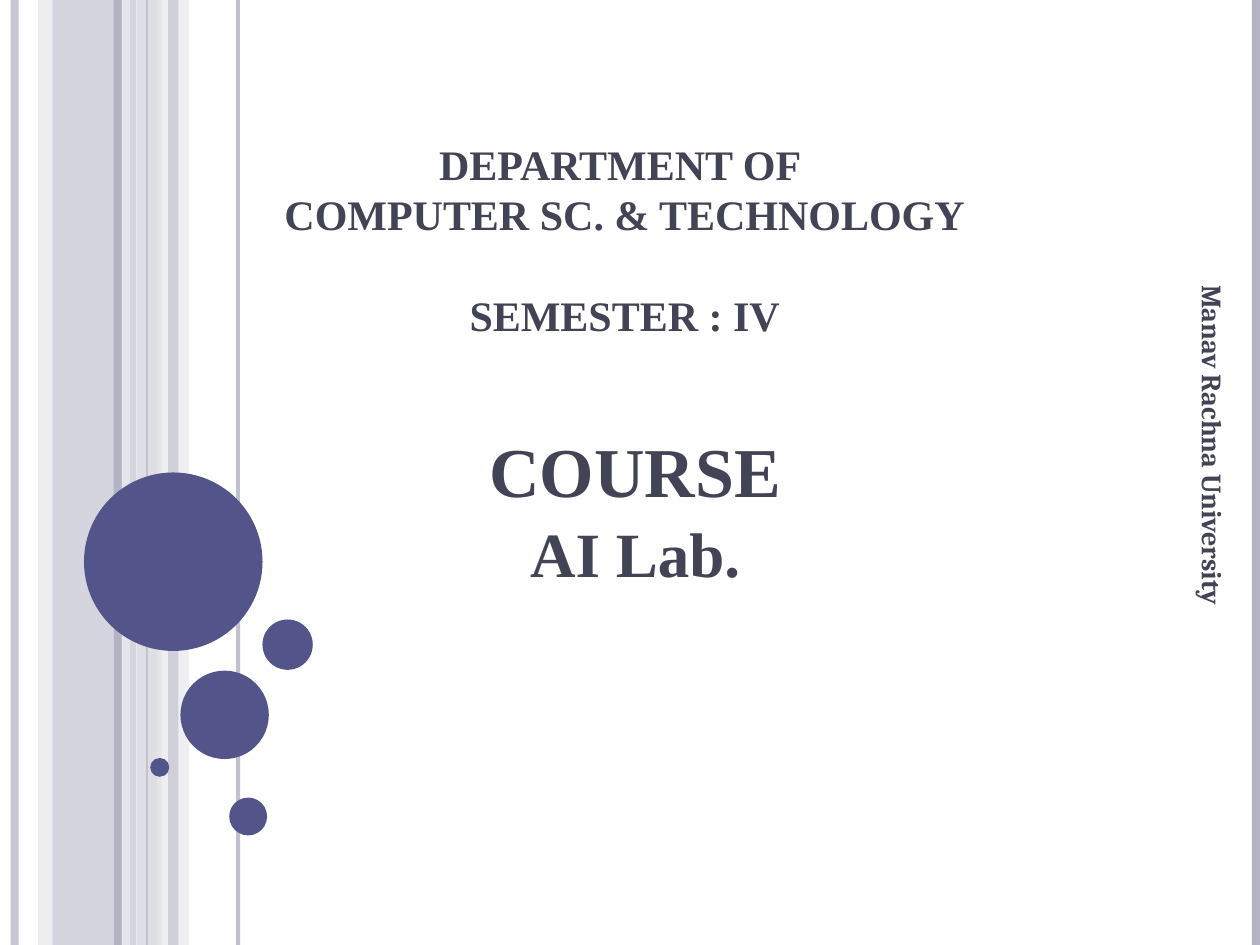
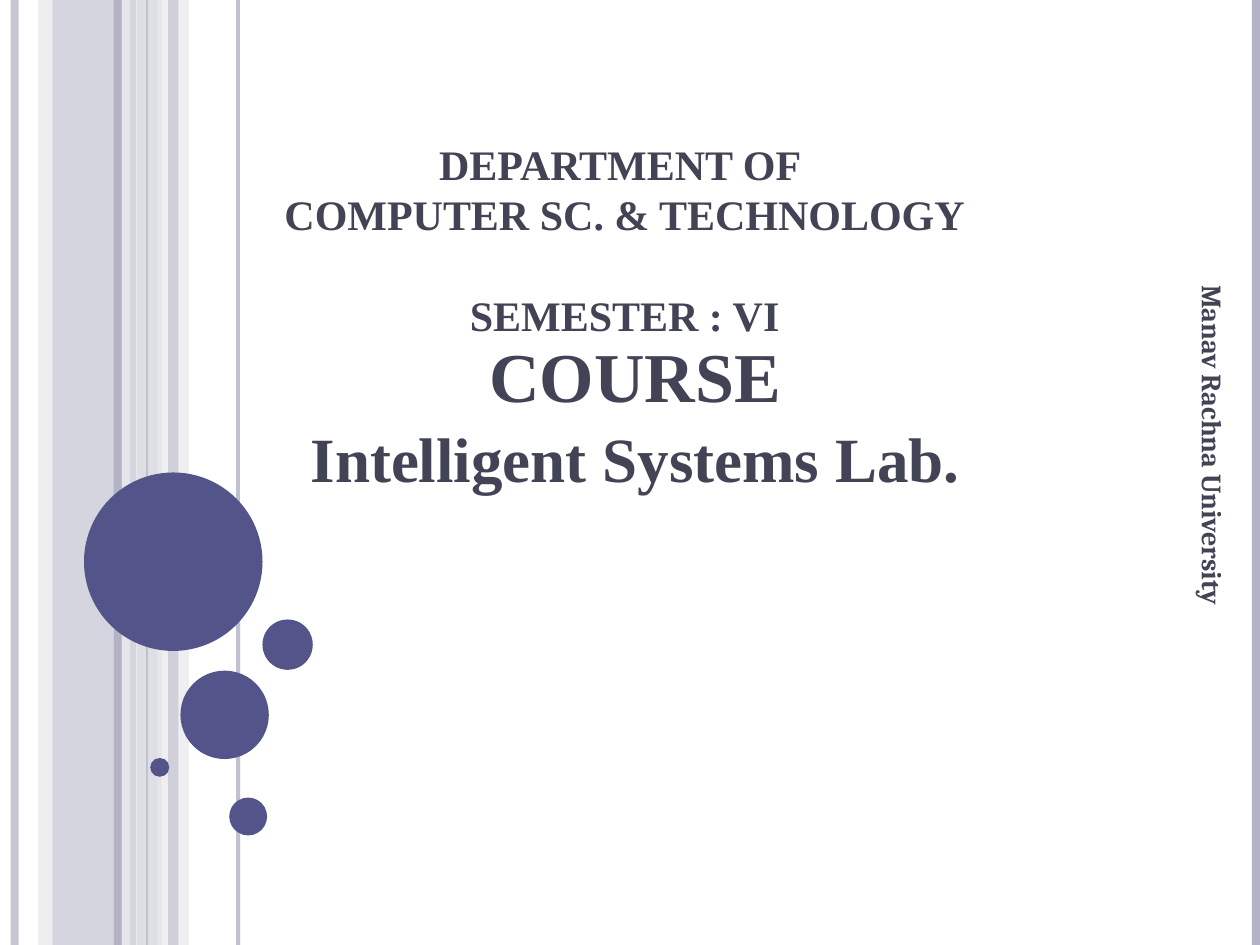
Before and after one commit to harshmittal1750/btech_cse_sem_4-material_-2021-MRU, a slide deck: slide 1 of ai/AI LAB-G1/Lab Notes/Introduction to Prolog.ppt. Drawn at 1260x945 pixels with LibreOffice and Linux fonts; fonts in the diff are those of the drawing. Boxes give left, top, right and bottom in pixels: in the first picture for what was removed or moved away, otherwise in the second. Text is boxed around its words. In the diff, an @@ line names an element or a change of style, - is before the commit and + after.

```diff
--- a/ai/AI LAB-G1/Lab Notes/Introduction to Prolog.ppt
+++ b/ai/AI LAB-G1/Lab Notes/Introduction to Prolog.ppt
@@ title at [284,152,965,332]: text changed @@
-DEPARTMENT OF
-COMPUTER SC. & TECHNOLOGY
-SEMESTER : IV
+DEPARTMENT OF
+COMPUTER SC. & TECHNOLOGY
+SEMESTER : VI
@@ subtitle at [311,438,959,495]: text changed @@
-AI Lab.
+Intelligent Systems Lab.
```
Also in this commit, not shown: 1 slide added, 1 slide removed, 16 other files.
